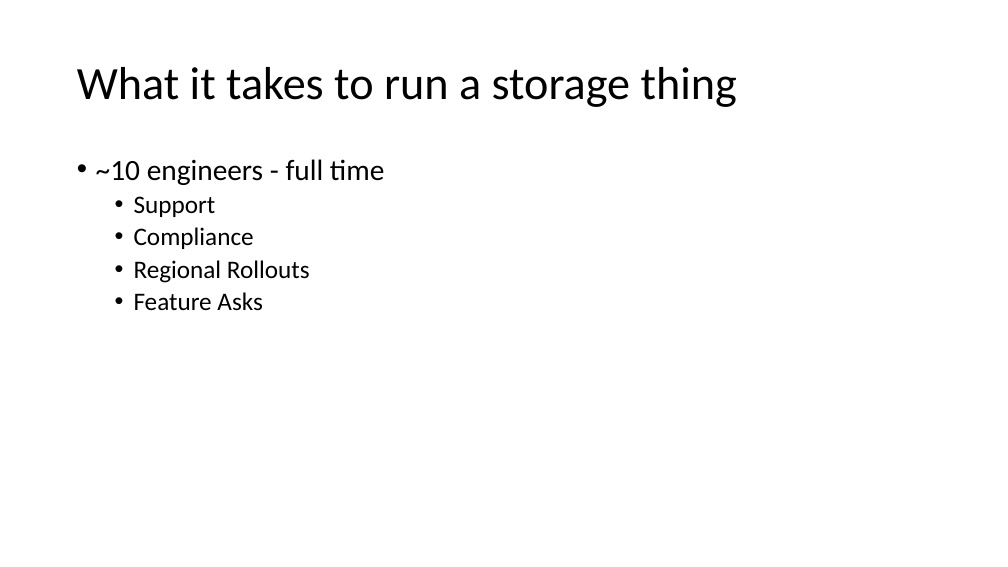
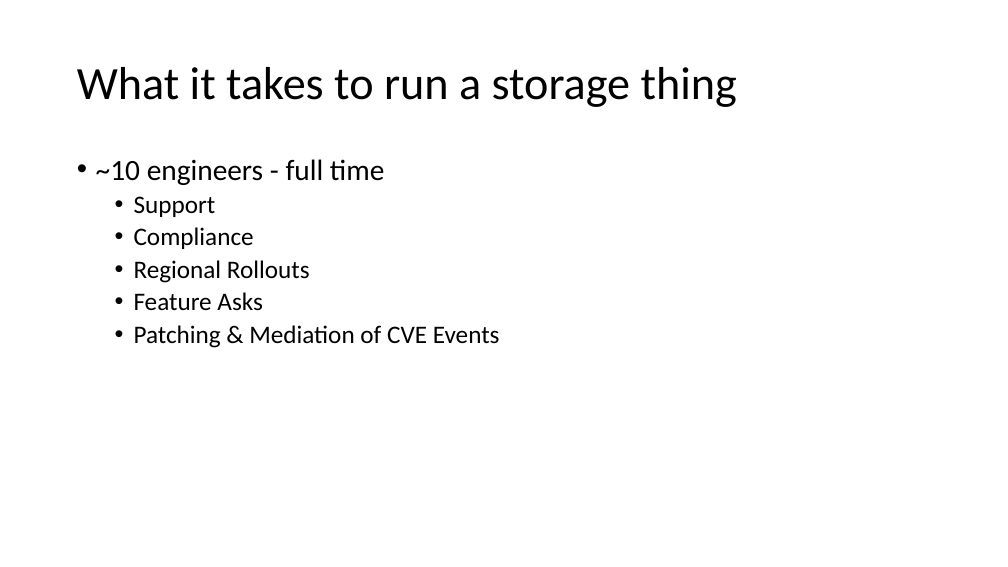
Before and after one commit to SteveLasker/Presentations, a slide deck: slide 4 of ACR/OCIArtifactRegistries.pptm. Drawn at 1008x567 pixels with LibreOffice and Linux fonts; fonts in the diff are those of the drawing. Boxes give left, top, right and bottom in pixels: in the first picture for what was removed or moved away, otherwise in the second. Text is boxed around its words. In the diff, an @@ line names an element or a change of style, - is before the commit and + after.

```diff
--- a/ACR/OCIArtifactRegistries.pptm
+++ b/ACR/OCIArtifactRegistries.pptm
@@ text at [134, 325, 500, 348]: paragraph added @@
+  • Patching & Mediation of CVE Events
```
Also in this commit, not shown: 1 other slide changed, 11 slides added.
